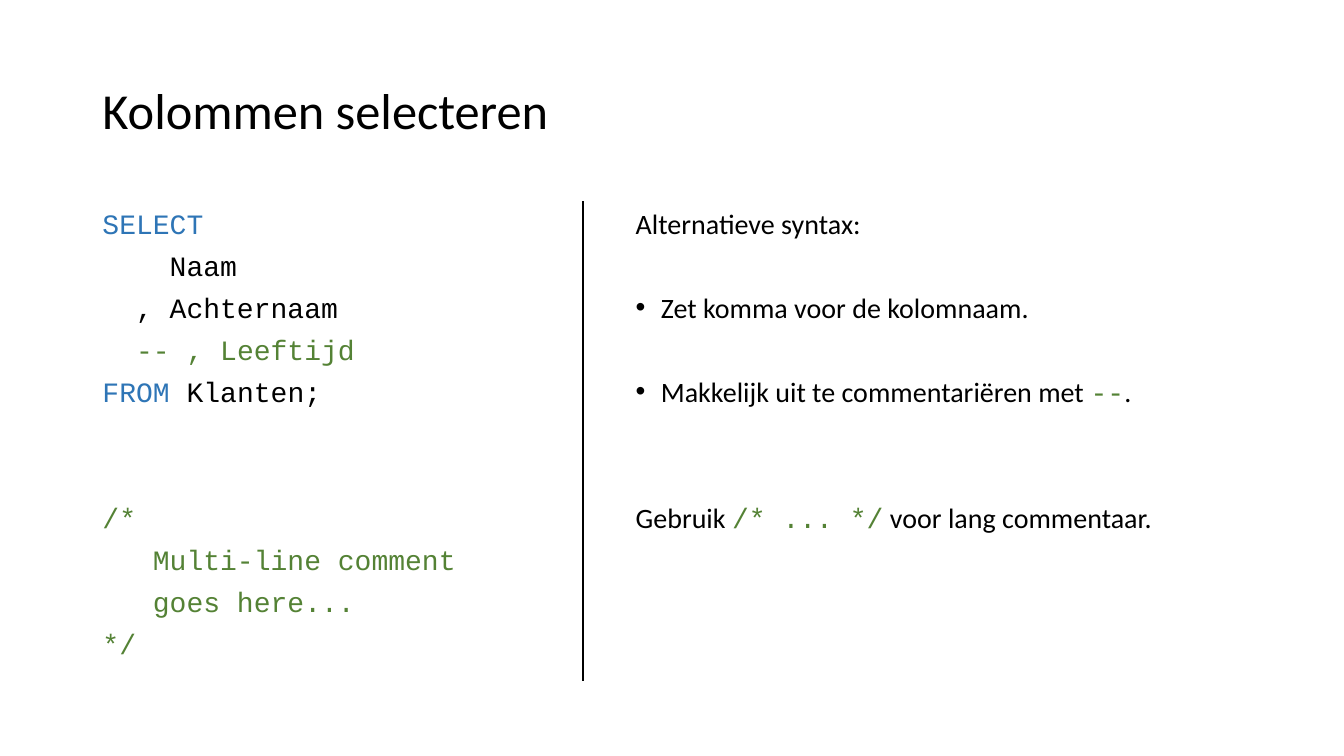
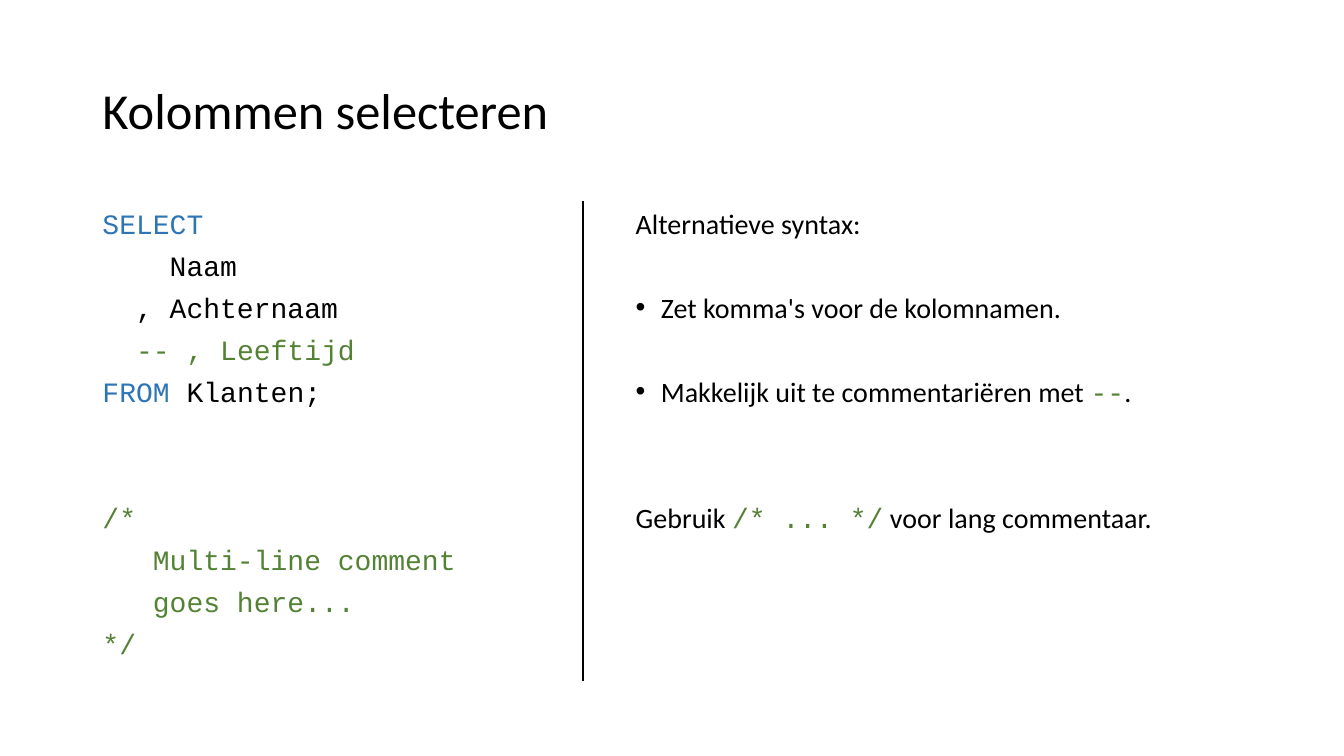
Before and after one commit to LFKoning/knowledge-sharing, a slide deck: slide 12 of sql_course_2p/1_basics/1_basics.pptx. Drawn at 1344x756 pixels with LibreOffice and Linux fonts; fonts in the diff are those of the drawing. Boxes give left, top, right and bottom in pixels: in the first picture for what was removed or moved away, otherwise in the second. Text is boxed around its words. In the diff, an @@ line names an element or a change of style, - is before the commit and + after.

```diff
--- a/sql_course_2p/1_basics/1_basics.pptx
+++ b/sql_course_2p/1_basics/1_basics.pptx
@@ text at (x1=661, y1=298, x2=1061, y2=319): text changed @@
-• Zet komma voor de kolomnaam.
+• Zet komma's voor de kolomnamen.
```
Also in this commit, not shown: 7 other slides changed, 3 slides added, 1 slide removed, 1 other file.
